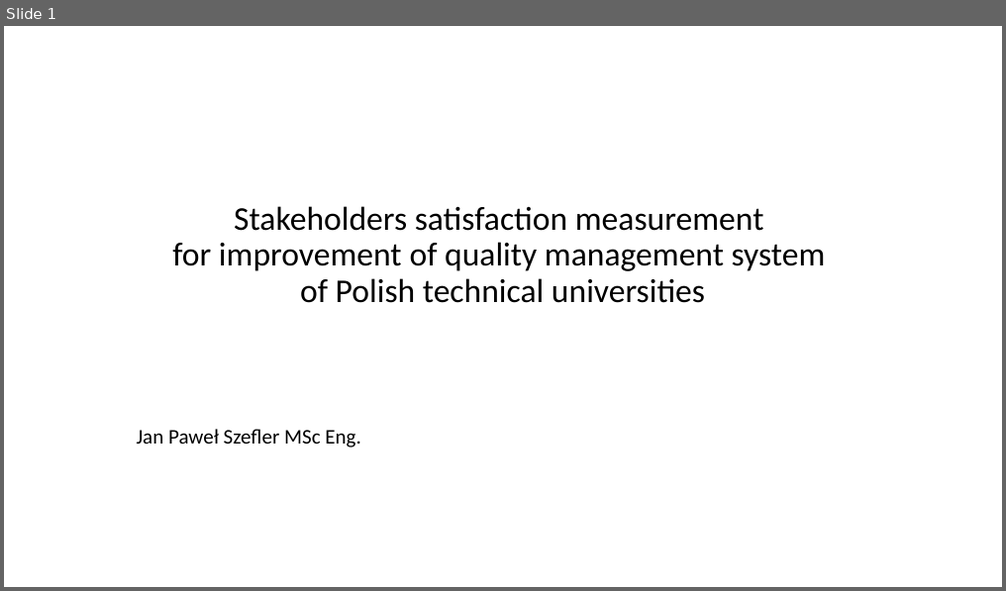
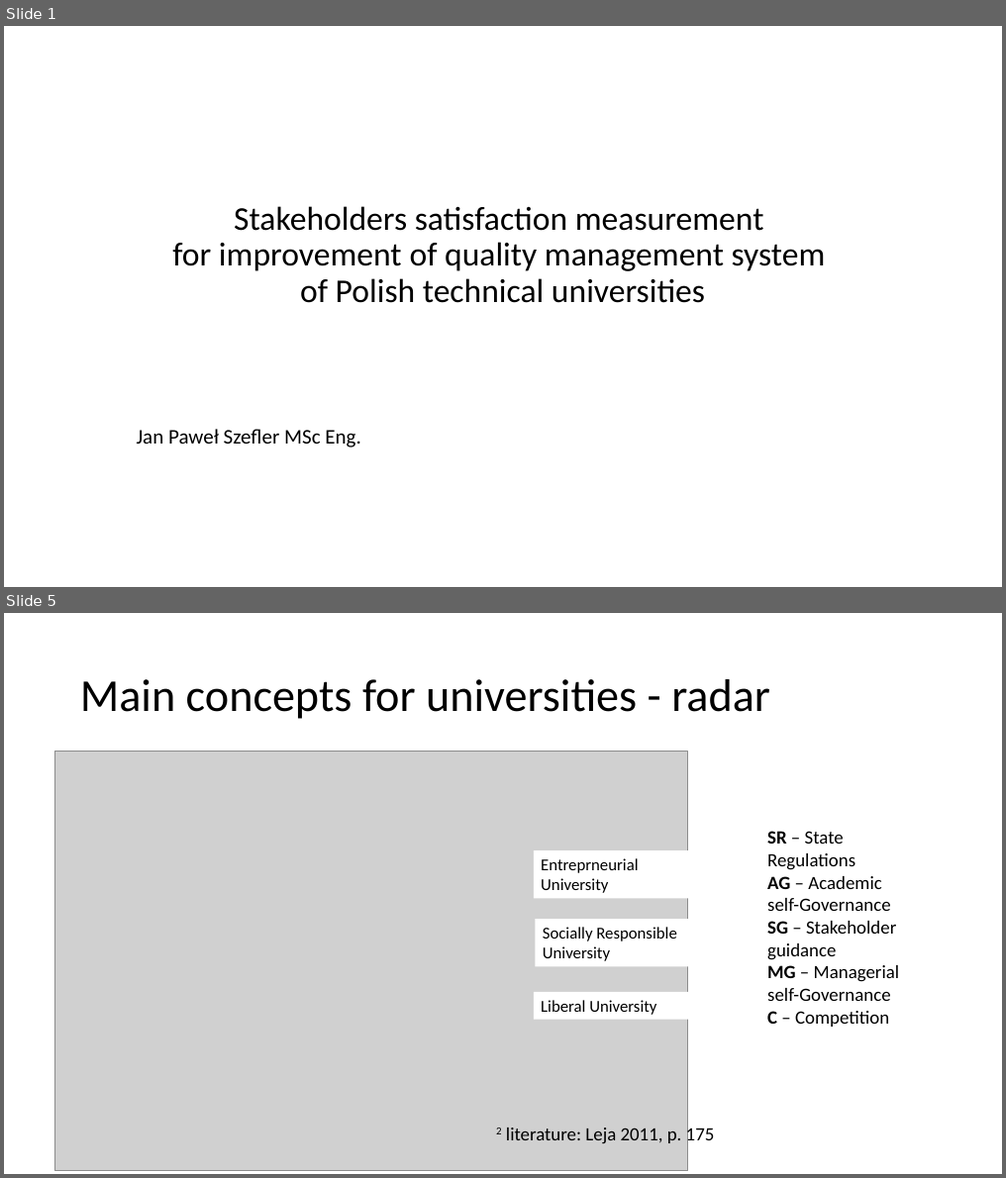
Before and after one commit to JeanPaulSzefler/doktorat_git, a slide deck: Egzaminy doktorskie/angielski/SSI_forHEI_QMS.pptx. Shown one above the other, each under a label of ours: slide 1 before the commit, slides 1 and 5 after it; the slides between them are not shown. The pictures are 1006x591 and 1006x1178 pixels, drawn with LibreOffice and Linux fonts; fonts in the diff are those of the drawing; grey boxes stand for pictures. Boxes give left, top, right and bottom in pixels: in the first picture for what was removed or moved away, otherwise in the second. Text is boxed around its words. In the diff, an @@ line names an element or a change of style, - is before the commit and + after.

```diff
--- a/Egzaminy doktorskie/angielski/SSI_forHEI_QMS.pptx
+++ b/Egzaminy doktorskie/angielski/SSI_forHEI_QMS.pptx
@@ slide 5 added at box(4, 613, 1002, 1174), background #FFFFFF @@
@@ title added at box(80, 679, 770, 719), 44 pt, text #000000 @@
+Main concepts for universities - radar
@@ text added at box(767, 831, 900, 1027), 18 pt, text #000000 @@
+SR – State Regulations
+AG – Academic
+self-Governance
+SG – Stakeholder guidance
+MG – Managerial self-Governance
+C – Competition
@@ group added at box(54, 752, 703, 1171): 3 rectangles, 1 picture @@
+Entreprneurial University
+Socially Responsible University
+Liberal University
@@ text added at box(496, 1125, 715, 1146), 18 pt, text #000000 @@
+2 literature: Leja 2011, p. 175
```
Also in this commit, not shown: 6 other slides added, 1 slide removed.
